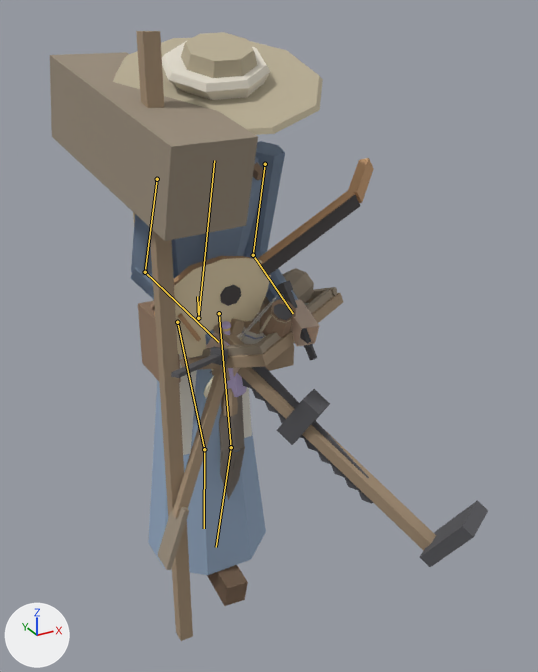
One commit to the glTF model game/assets/modelle/figuren/figur_elb.glb: the scene before it, then after it.
One viewpoint serves both versions: a camera (50 mm lens) standing at (-0.92, -2.17, 1.97) and looking at (0.08, -0.35, 1.06). Lighting does not change. The marker at lower left points along +X, +Y and +Z. The first picture is the older version. Both versions are drawn at frame 73 of the action 'Knacken'; the numbers are the values there. The bones that change, and the others that lie on the model, are drawn over the model as lines.

Names of what the first picture shows: 'Barett', 'Buendel', 'Dochtstab', 'Drechseleisen', 'Feder', 'Flakon', 'Hacke', 'Hammer', 'Hobel', 'Kelle', 'Koerper_Frau', 'Koerper_Mann', 'Krug', 'Laute', 'Saege', 'Schlaegel', 'Schuerze', 'Sieb', 'Stab', 'Stoessel', 'Strohhut' and 4 more.
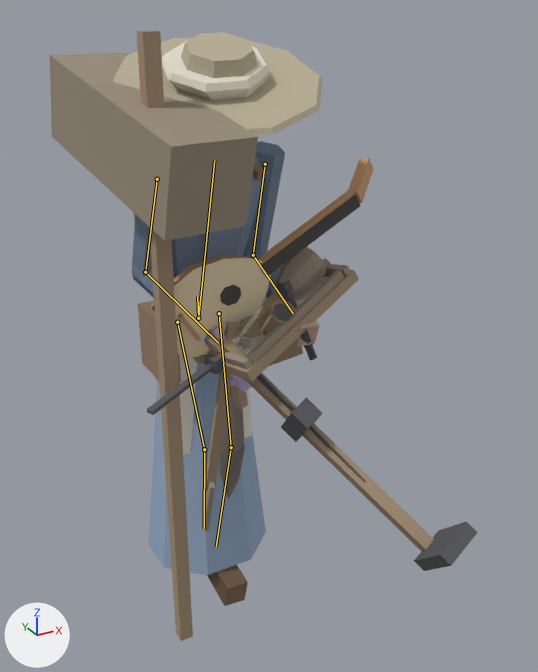
The change in detail:
Bone 'Unterarm_R' (bone_unterarm_r) turns from (-73, 0, 0) to (-74, 8, -25) degrees about its own x, y and z.

Location of each change, [x1, y1, x2, y2] in pixels of the pictures (538 x 672 px):
'Koerper_Mann', posed: before [131, 141, 320, 606]; after [132, 141, 320, 606]
'Hacke', posed (7% narrower): before [237, 367, 488, 567]; after [243, 373, 477, 571]
'Sieb', posed (42% taller): before [179, 287, 343, 370]; after [193, 263, 359, 381]
'Kelle', posed (57% narrower, 17% shorter): before [158, 318, 245, 570]; after [202, 321, 239, 531]
'Saege', posed: before [213, 323, 373, 504]; after [209, 326, 366, 482]
'Schlaegel', posed: before [217, 268, 314, 369]; after [238, 247, 327, 345]
'Drechseleisen', posed: before [171, 346, 228, 378]; after [147, 352, 224, 415]
'Hammer', posed: before [277, 389, 330, 445]; after [281, 397, 322, 442]
'Hobel', posed: before [212, 344, 294, 382]; after [221, 342, 303, 382]
'Krug', posed: before [237, 317, 264, 344]; after [232, 316, 264, 349]
'Flakon', posed (44% wider, 16% shorter): before [221, 321, 247, 397]; after [214, 328, 252, 392]
'Stoessel', posed: before [221, 329, 238, 416]; after [224, 331, 248, 409]
'Feder', posed: before [210, 297, 277, 373]; after [235, 306, 263, 344]
'Dochtstab', posed (mostly hidden): before [204, 363, 218, 398]; after [211, 258, 330, 374]
bone 'Unterarm_R', root to tip: before (145, 272) to (218, 342); after (145, 272) to (218, 343)
